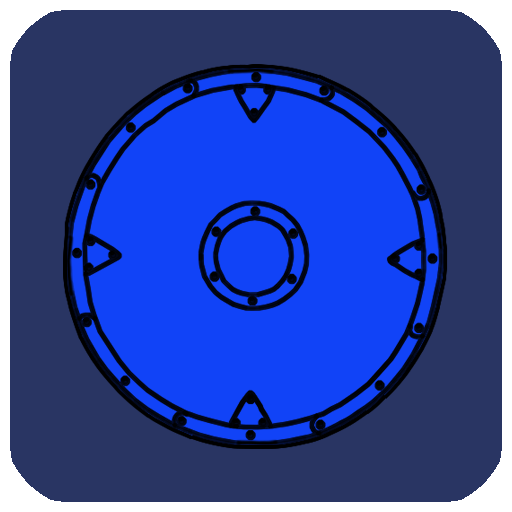
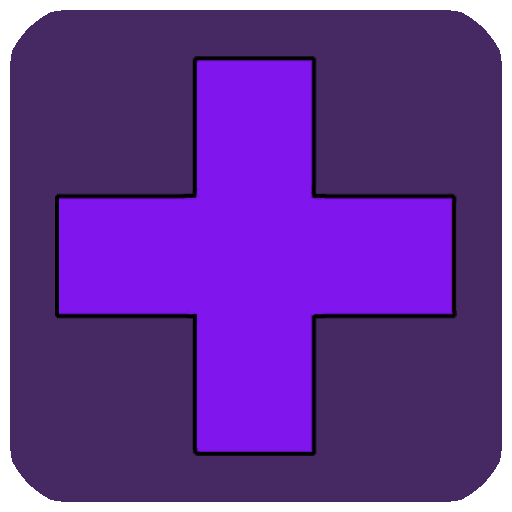
Layered file, before and after one edit (w=512, h=512). Changes by layer:
hid group "Block" (3 layers) over [left=10, top=10, right=502, bottom=502]
added group "Heal" with 3 layers above "Background" over [left=10, top=10, right=502, bottom=502]
added layer "cross" in group "Heal" over [left=59, top=60, right=453, bottom=452]
added layer "cross shadow" in group "Heal" over [left=55, top=56, right=457, bottom=456]
added layer "outline" (3rd of 3, in "Heal") in group "Heal" over [left=10, top=10, right=502, bottom=502]
